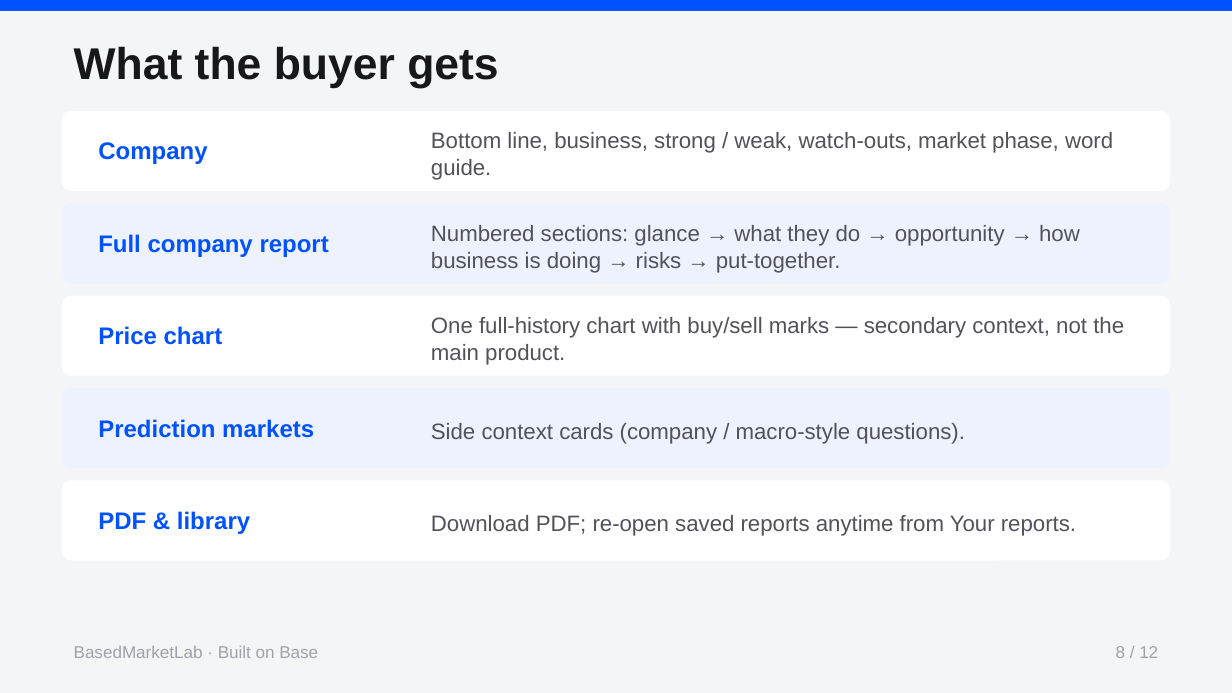
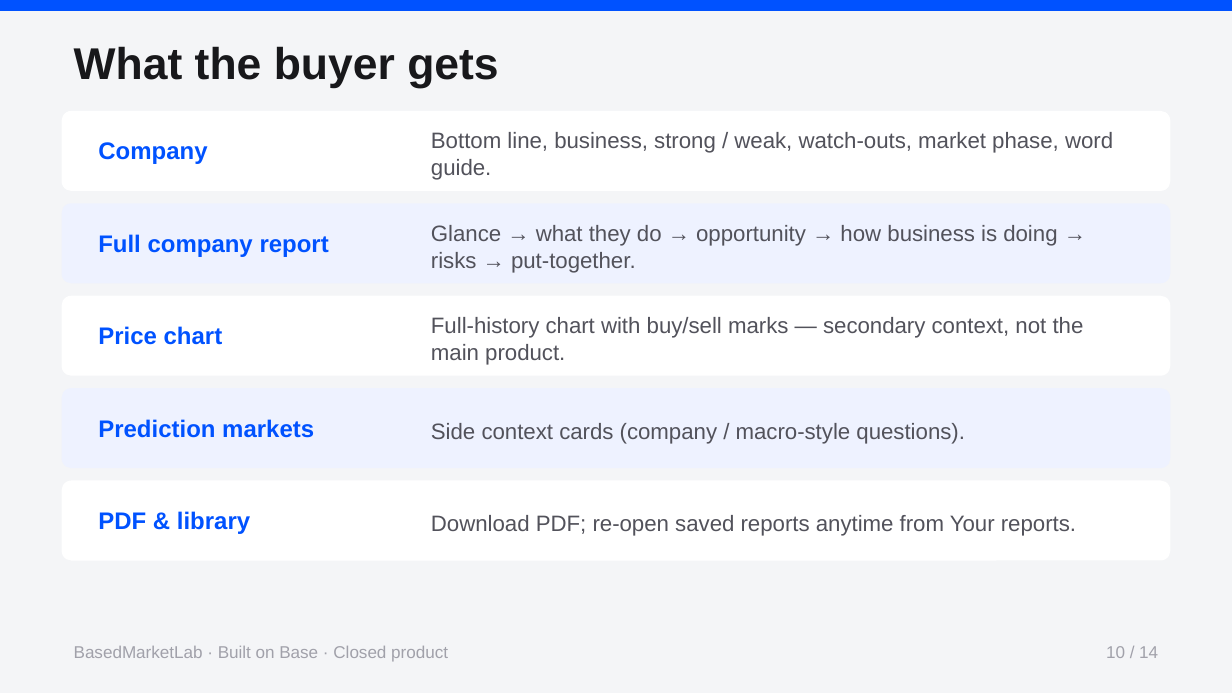
Before and after one commit to ikwo2x-ui/BasedCenter-site, a slide deck: slide 10 of presentations/BasedMarketLab-How-It-Works.pptx (slide 8 before the commit). Drawn at 1232x693 pixels with LibreOffice and Linux fonts; fonts in the diff are those of the drawing. Boxes give left, top, right and bottom in pixels: in the first picture for what was removed or moved away, otherwise in the second. Text is boxed around its words. In the diff, an @@ line names an element or a change of style, - is before the commit and + after.

Commit message:
Point live app to Vercel HTTPS; refresh BasedMarketLab deck ($0.10 USDC).
GitHub Pages is presentations + public front door only. Product source stays closed.

```diff
--- a/presentations/BasedMarketLab-How-It-Works.pptx
+++ b/presentations/BasedMarketLab-How-It-Works.pptx
@@ text at <box>431,225,1057,273</box>: text changed @@
-Numbered sections: glance → what they do → opportunity → how business is doing → risks → put-together.
+Glance → what they do → opportunity → how business is doing → risks → put-together.
@@ text at <box>431,317,1084,365</box>: text changed @@
-One full-history chart with buy/sell marks — secondary context, not the main product.
+Full-history chart with buy/sell marks — secondary context, not the main product.
@@ text at <box>74,646,448,661</box>: text changed @@
-BasedMarketLab · Built on Base
+BasedMarketLab · Built on Base · Closed product
@@ text at <box>1106,646,1158,658</box>: text changed @@
-8 / 12
+10 / 14
```
Also in this commit, not shown: 9 other slides changed, 4 slides added, 2 slides removed, 4 other files.
